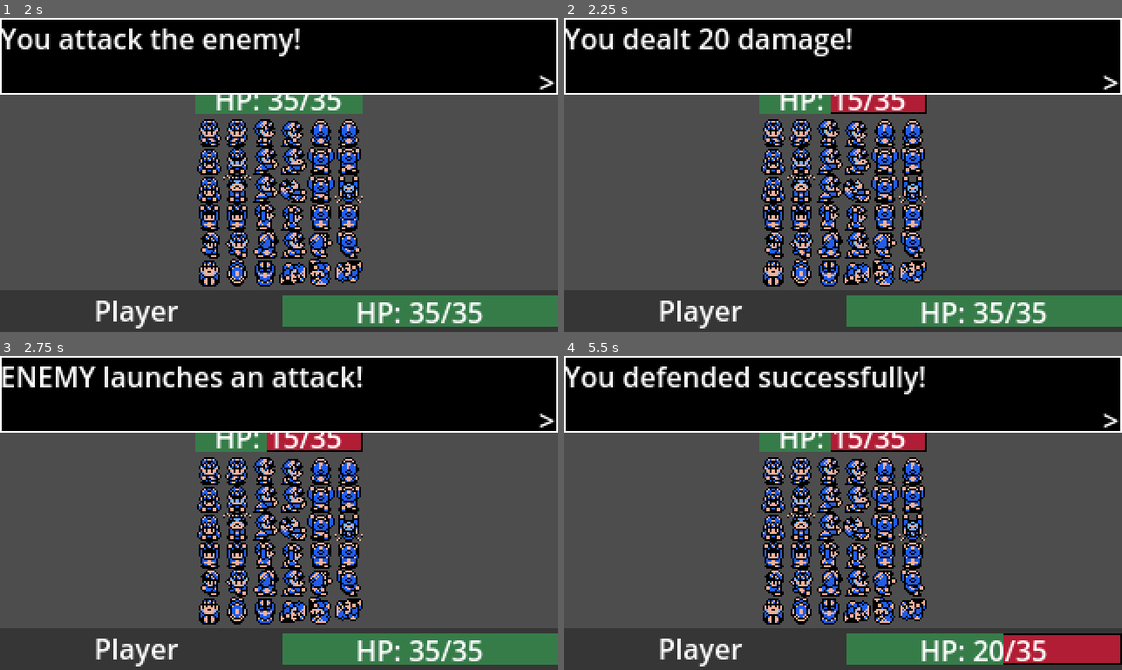
Above: before the commit, frames 1-4 (two rows, left to right).
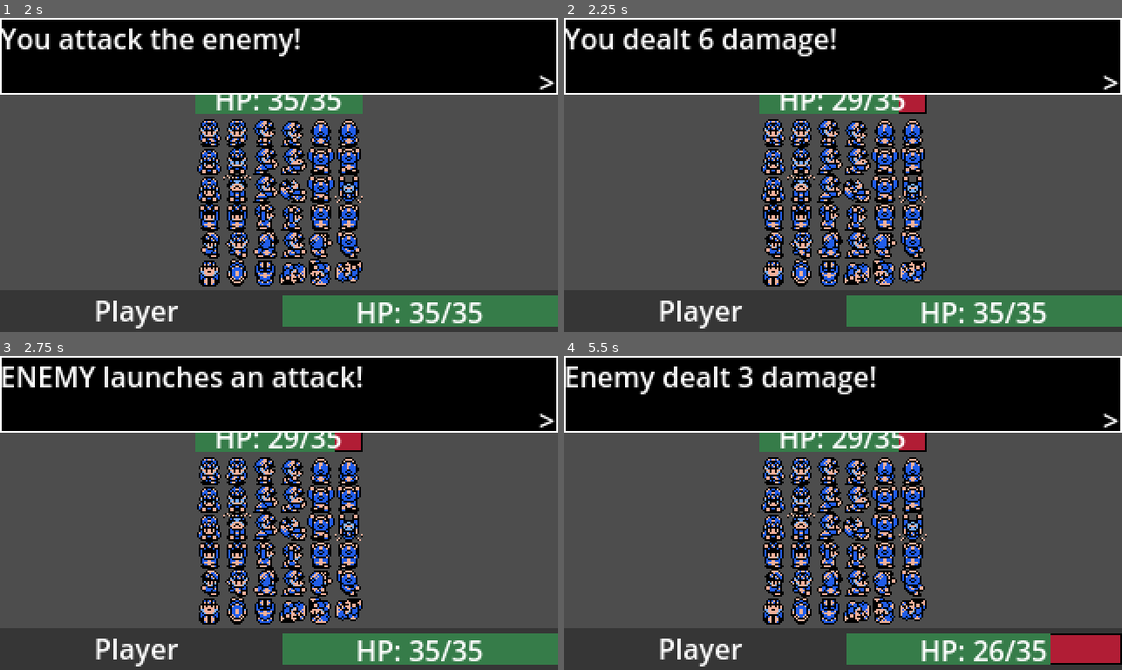
Above: after the commit, the same moments.

Repository: kik18hub/GameOff2023-GameProject
Game: Godot game, scene res://battle.tscn
Two runs of this game, one before a commit and one after it. Both use one fixed random seed, a clock stepped at 60 frames per second and the inputs below. This scene is started directly instead of the project's main scene.
Inputs (mouse positions are in pixels of both pictures, inside the frame that each line leads up to):
- Up to frame 1 (2 s): tap Enter (ui_accept) at 0.5, 0.77 s; move the mouse to (401, 159) at 0.52 s; hold D 0.53-1.25 s; click (401, 159) at 0.67 s; click "ATTACK" at 1.25 s
- Up to frame 2 (2.25 s): tap Enter (ui_accept) at 2 s; move the mouse to (731, 190) at 2.02 s; hold S from 2.03 s (still down)
- Up to frame 3 (2.75 s): keep holding S; tap Enter (ui_accept) at 2.27 s
- Up to frame 4 (5.5 s): tap Enter (ui_accept) at 2.75, 3.5, 3.77, 5, 5.27 s; move the mouse to (898, 443) at 2.77 s; release S at 2.78 s; hold D 2.78-3.53 s; move the mouse to (815, 575) at 3.52 s; hold W 3.53-4.25 s; click (815, 575) at 3.67 s; click "DEFEND" at 4.25 s; move the mouse to (1010, 560) at 5.02 s; hold A from 5.03 s (still down)

Frame 1 is identical in both runs. In frame 2, 1.7% of the frame differs, in the area x 24-60%, y 3-31%; in frame 3, 0.7%; in frame 4, 4.0%, in the area x 0-88%, y 3-99%.

Commit message:
Revamped damage

Diff:
--- a/BaseEnemy.gd
+++ b/BaseEnemy.gd
@@ -4,3 +4,9 @@
 @export var texture:Texture
 @export var health:int
 @export var damage:int
+var eA = 1.5
+var B = 20
+var pD = 10
+var m = 2
+var enemyAttack = ((eA * B) /pD) * m
+var def = (((eA * B) /pD) * m) / 2
--- a/battle.gd
+++ b/battle.gd
@@ -45,11 +45,14 @@
 	if is_defending:
 		is_defending = false
 		display_text("You defended successfully!")
+		current_player_health = max(0, current_player_health - enemy.def)
+		set_health($PlayerPanel/PlayerData/ProgressBar, current_player_health, State.max_health)
+		display_text("%s dealt %d damage!" % [enemy.name, enemy.def])
 		await self.textbox_closed
 	else:
-		current_player_health = max(0, current_player_health - enemy.damage)
+		current_player_health = max(0, current_player_health - enemy.enemyAttack)
 		set_health($PlayerPanel/PlayerData/ProgressBar, current_player_health, State.max_health)
-		display_text("%s dealt %d damage!" % [enemy.name, enemy.damage])
+		display_text("%s dealt %d damage!" % [enemy.name, enemy.enemyAttack])
 		await self.textbox_closed
 
 	$ActionsPanel.show()
@@ -64,10 +67,10 @@
 	display_text("You attack the enemy!")
 	await self.textbox_closed
 
-	current_enemy_health = max(0, current_enemy_health - State.damage)
+	current_enemy_health = max(0, current_enemy_health - State.playerAttack)
 	set_health($EnemyContainer/ProgressBar, current_enemy_health, enemy.health)
 
-	display_text("You dealt %d damage!" % State.damage)
+	display_text("You dealt %d damage!" % State.playerAttack)
 	await self.textbox_closed
 
 	enemy_turn()
--- a/battle.tscn
+++ b/battle.tscn
@@ -219,6 +219,7 @@
 text = "RUN"
 
 [node name="TextBox" type="Panel" parent="."]
+visible = false
 layout_mode = 1
 anchors_preset = 10
 anchor_right = 1.0
--- a/state.gd
+++ b/state.gd
@@ -3,3 +3,9 @@
 var current_health = 35
 var max_health = 35
 var damage = 20
+
+var pA = 1.5
+var B = 20
+var eD = 10
+var m = 2
+var playerAttack = ((pA * B) /eD) * m
